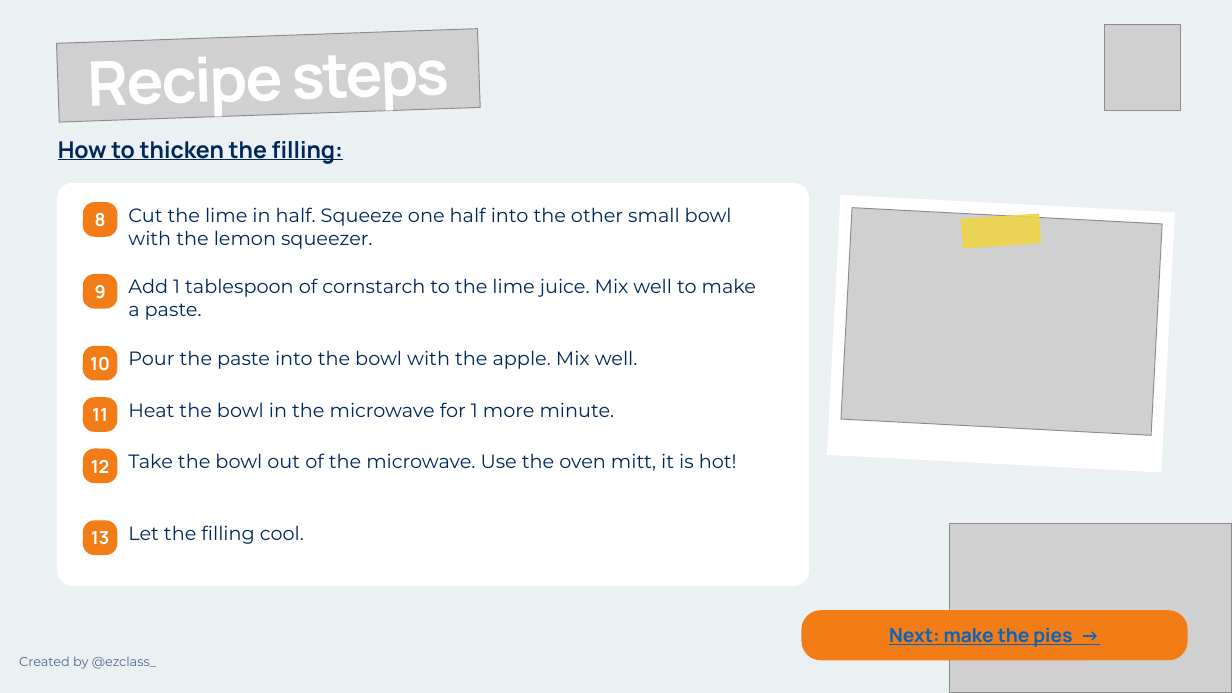
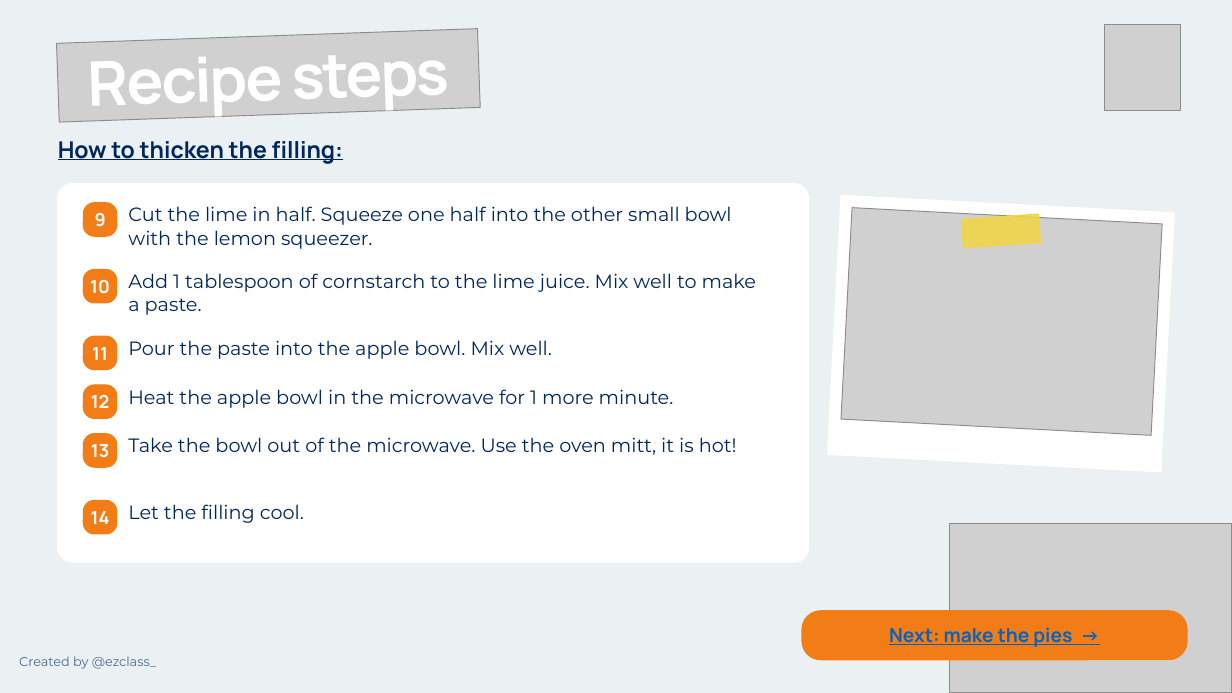
Before and after one commit to ezclassbr/cooking-class, a slide deck: slide 8 of art/deck/apple-pie-cooking-class.pptx. Drawn at 1232x693 pixels with LibreOffice and Linux fonts; fonts in the diff are those of the drawing; grey boxes stand for pictures. Boxes give left, top, right and bottom in pixels: in the first picture for what was removed or moved away, otherwise in the second. Text is boxed around its words. In the diff, an @@ line names an element or a change of style, - is before the commit and + after.

```diff
--- a/art/deck/apple-pie-cooking-class.pptx
+++ b/art/deck/apple-pie-cooking-class.pptx
@@ rounded rectangle resized from (x1=57, y1=184, x2=808, y2=586) to (x1=57, y1=184, x2=808, y2=563) @@
@@ rounded rectangle at (x1=57, y1=184, x2=808, y2=563): proportions changed @@
@@ text "9" moved from (x1=95, y1=285, x2=106, y2=299) to (x1=95, y1=213, x2=106, y2=227) @@
@@ rounded rectangle moved from (x1=83, y1=274, x2=116, y2=308) to (x1=83, y1=270, x2=116, y2=303) @@
@@ text "10" moved from (x1=90, y1=357, x2=110, y2=371) to (x1=90, y1=280, x2=110, y2=294) @@
@@ text "Add 1 tablespoon of cornstarch ..." moved from (x1=128, y1=278, x2=756, y2=320) to (x1=128, y1=273, x2=756, y2=315) @@
@@ rounded rectangle moved from (x1=83, y1=347, x2=116, y2=380) to (x1=83, y1=336, x2=116, y2=370) @@
@@ text "11" moved from (x1=92, y1=408, x2=108, y2=421) to (x1=92, y1=347, x2=108, y2=360) @@
@@ text at (x1=128, y1=340, x2=552, y2=359): text changed @@
-Pour the paste into the bowl with the apple. Mix well.
+Pour the paste into the apple bowl. Mix well.
@@ rounded rectangle moved from (x1=83, y1=398, x2=116, y2=432) to (x1=83, y1=385, x2=116, y2=419) @@
@@ text "12" moved from (x1=91, y1=460, x2=110, y2=473) to (x1=91, y1=395, x2=110, y2=408) @@
@@ text at (x1=128, y1=389, x2=674, y2=408): text changed @@
-Heat the bowl in the microwave for 1 more minute.
+Heat the apple bowl in the microwave for 1 more minute.
@@ rounded rectangle moved from (x1=83, y1=449, x2=116, y2=482) to (x1=83, y1=433, x2=116, y2=467) @@
@@ text "13" moved from (x1=91, y1=531, x2=109, y2=545) to (x1=91, y1=444, x2=109, y2=458) @@
@@ text "Take the bowl out of ..." moved from (x1=128, y1=453, x2=737, y2=471) to (x1=128, y1=437, x2=737, y2=455) @@
@@ rounded rectangle moved from (x1=83, y1=521, x2=116, y2=555) to (x1=83, y1=501, x2=116, y2=534) @@
@@ text "Let the filling cool." moved from (x1=128, y1=525, x2=304, y2=544) to (x1=128, y1=504, x2=304, y2=523) @@
@@ text added at (x1=91, y1=511, x2=110, y2=524), 14 pt, text #FFFFFF, bold @@
+14
```
Also in this commit, not shown: 4 other slides changed, 1 other file.
